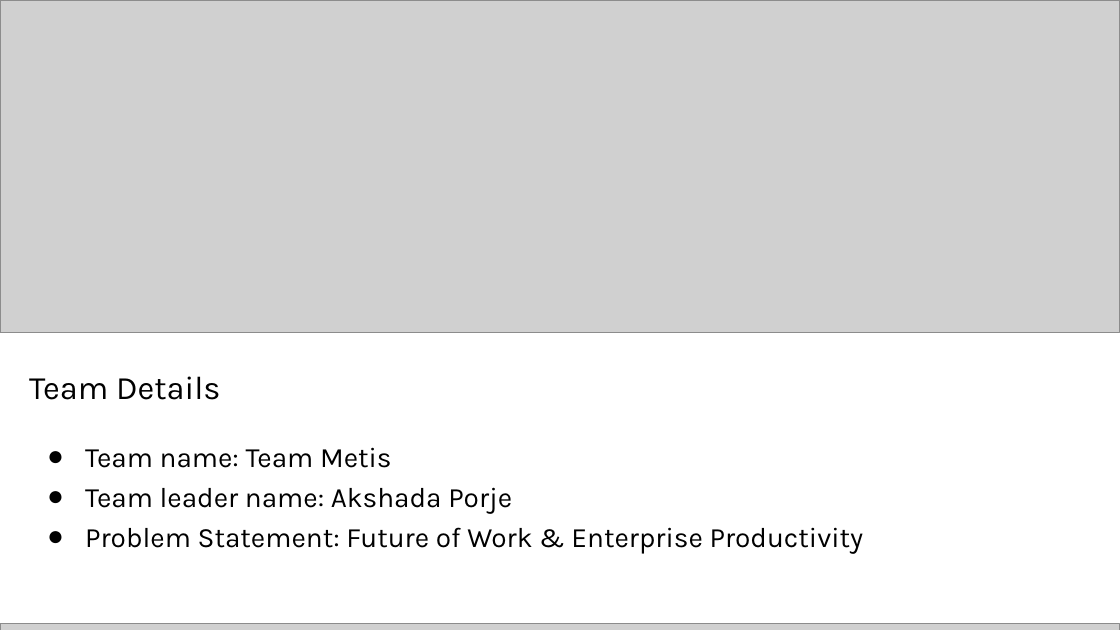
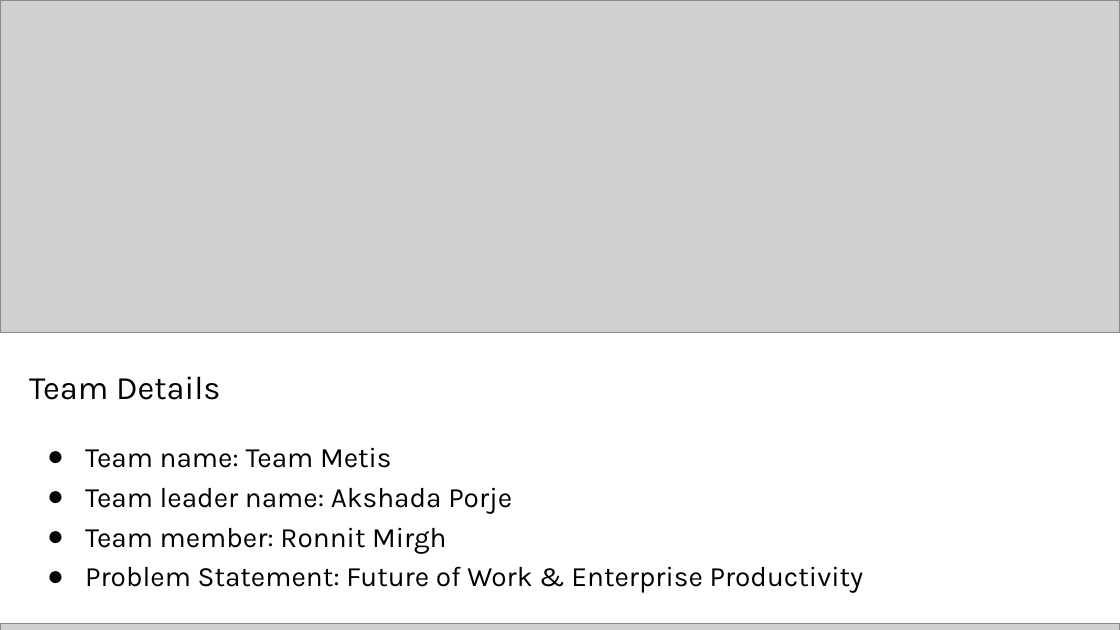
Before and after one commit to Akshada-Porje/MetisRealityGraph, a slide deck: slide 1 of MetisRealityGraph.pptx. Drawn at 1120x630 pixels with LibreOffice and Linux fonts; fonts in the diff are those of the drawing; grey boxes stand for pictures. Boxes give left, top, right and bottom in pixels: in the first picture for what was removed or moved away, otherwise in the second. Text is boxed around its words. In the diff, an @@ line names an element or a change of style, - is before the commit and + after.

```diff
--- a/MetisRealityGraph.pptx
+++ b/MetisRealityGraph.pptx
@@ text at (x1=85, y1=527, x2=446, y2=553): paragraph added @@
+● Team member: Ronnit Mirgh
```
Also in this commit, not shown: 11 other slides changed.
